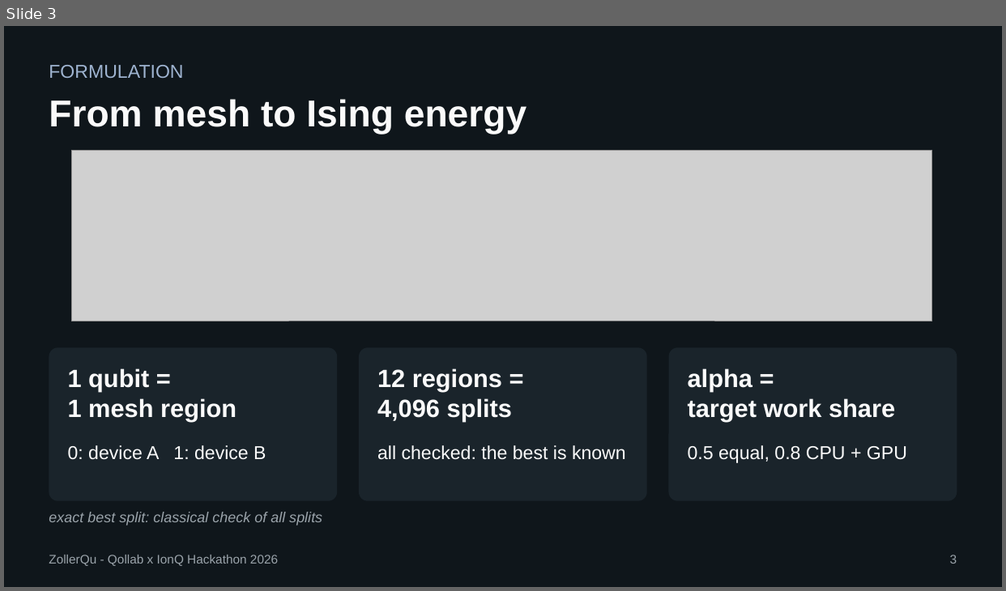
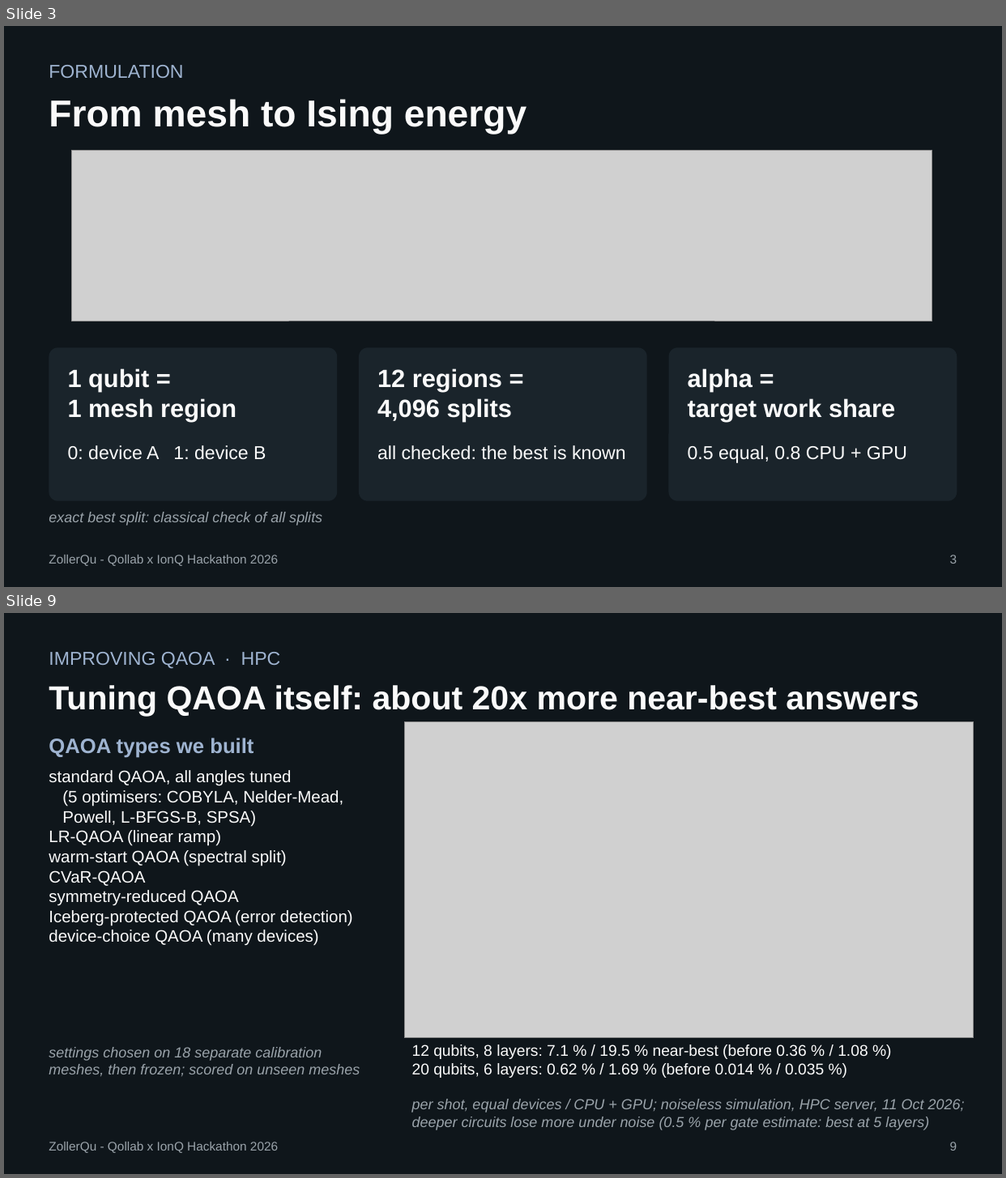
Before and after one commit to Oussema-t/zollerqu-qollab, a slide deck: mesh/slides/mesh_ZollerQu.pptx. Shown one above the other, each under a label of ours: slide 3 before the commit, slides 3 and 9 after it; the slides between them are not shown. The pictures are 1006x591 and 1006x1178 pixels, drawn with LibreOffice and Linux fonts; fonts in the diff are those of the drawing; grey boxes stand for pictures. Boxes give left, top, right and bottom in pixels: in the first picture for what was removed or moved away, otherwise in the second. Text is boxed around its words. In the diff, an @@ line names an element or a change of style, - is before the commit and + after.

```diff
--- a/mesh/slides/mesh_ZollerQu.pptx
+++ b/mesh/slides/mesh_ZollerQu.pptx
@@ slide 9 added at [4, 613, 1002, 1174], background #0F161B @@
@@ text added at [49, 652, 281, 669], 18 pt, text #9FB4D1 @@
+IMPROVING QAOA · HPC
@@ text added at [49, 685, 918, 716], 32 pt, text #FAFAFA, bold @@
+Tuning QAOA itself: about 20x more near-best answers
@@ picture added at [404, 722, 974, 1038] @@
@@ text added at [49, 738, 253, 758], 20 pt, text #9FB4D1, bold @@
+QAOA types we built
@@ text added at [49, 770, 353, 946], 16 pt, text #FAFAFA @@
+standard QAOA, all angles tuned
+(5 optimisers: COBYLA, Nelder-Mead,
+Powell, L-BFGS-B, SPSA)
+LR-QAOA (linear ramp)
+warm-start QAOA (spectral split)
+CVaR-QAOA
+symmetry-reduced QAOA
+Iceberg-protected QAOA (error detection)
+device-choice QAOA (many devices)
@@ text added at [49, 1047, 360, 1076], 14 pt, text #9AA3AA, italic @@
+settings chosen on 18 separate calibration
+meshes, then frozen; scored on unseen meshes
@@ text added at [412, 1045, 867, 1078], 15 pt, text #FAFAFA @@
+12 qubits, 8 layers: 7.1 % / 19.5 % near-best (before 0.36 % / 1.08 %)
+20 qubits, 6 layers: 0.62 % / 1.69 % (before 0.014 % / 0.035 %)
@@ text added at [412, 1099, 965, 1131], 14 pt, text #9AA3AA, italic @@
+per shot, equal devices / CPU + GPU; noiseless simulation, HPC server, 11 Oct 2026;
+deeper circuits lose more under noise (0.5 % per gate estimate: best at 5 layers)
@@ text added at [49, 1142, 278, 1153], 12 pt, text #9AA3AA @@
+ZollerQu - Qollab x IonQ Hackathon 2026
@@ text added at [950, 1142, 957, 1151], 12 pt, text #9AA3AA @@
+9
```
Also in this commit, not shown: 6 slides changed, 1 other slide added, 34 other files.
